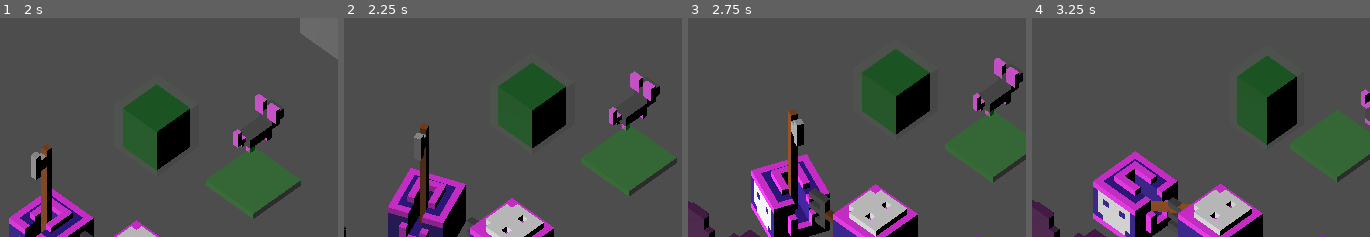
Above: before the commit, frames 1-4 (left to right).
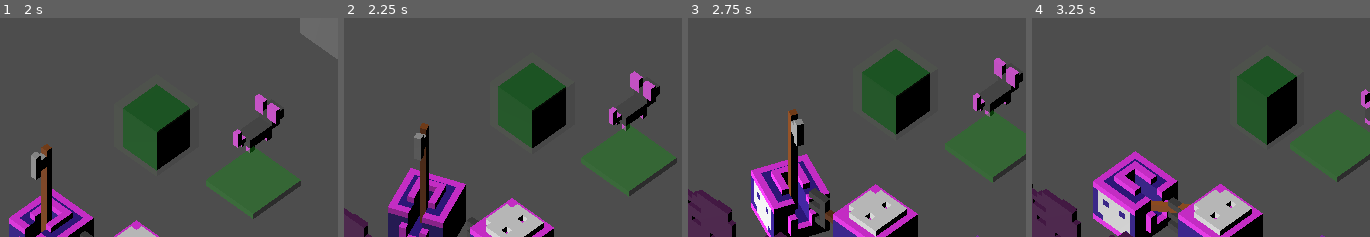
Above: after the commit, the same moments.

Repository: wenqiange/Looty-Dungeon-Recreation
Game: Godot game, scene res://Scenes/all_objects.tscn
The game is run twice, just before and just after one commit, with the same random seed, the same clock (stepped at 60 frames per second) and the same inputs. This scene is started directly instead of the project's main scene.
Inputs:
- Up to frame 1 (2 s): hold D (move_right) 0.53-1.28 s; tap Z (Action) at 0.6, 1.35 s; hold S (move_down) from 1.28 s (still down)
- Up to frame 2 (2.25 s): release S (move_down) at 2.03 s; hold D (move_right) from 2.03 s (still down); tap Z (Action) at 2.1 s
- Up to frame 3 (2.75 s): keep holding D (move_right)
- Up to frame 4 (3.25 s): release D (move_right) at 2.78 s; hold W (move_up) from 2.78 s (still down); tap Z (Action) at 2.85 s
The pictures show only the part of the screen within x 0-50%, y 50-100%; the shares and areas given below are measured in that part.

Frame 1 is identical in both runs. In frame 2, 0.7% of the frame differs, in the area x 0-9%, y 86-100%; in frame 3, 1.8%; in frame 4, 1.9%, in the area x 0-30%, y 75-100%.

Commit message:
Ajust size Boxes

Diff:
--- a/looty-dungeon/Nodes/solid_stone.tscn
+++ b/looty-dungeon/Nodes/solid_stone.tscn
@@ -3,14 +3,14 @@
 [ext_resource type="ArrayMesh" uid="uid://fiws6vsaojpv" path="res://Models/Decorative_objects/rock_solid.obj" id="1_d56xj"]
 
 [sub_resource type="BoxShape3D" id="BoxShape3D_ptlk0"]
-size = Vector3(1.2869873, 1.2056274, 1.3059082)
+size = Vector3(0.96591187, 0.8900833, 0.9663696)
 
 [node name="solid_stone" type="StaticBody3D" unique_id=603252229]
 
 [node name="MeshInstance3D" type="MeshInstance3D" parent="." unique_id=888513039]
-transform = Transform3D(1, 0, 0, 0, 1, 0, 0, 0, 1, 0, 0, 1.8251352)
+transform = Transform3D(0.79, 0, 0, 0, 0.79, 0, 0, 0, 0.79, 0, 0, 0.002571702)
 mesh = ExtResource("1_d56xj")
 
 [node name="CollisionShape3D" type="CollisionShape3D" parent="." unique_id=2057658135]
-transform = Transform3D(1, 0, 0, 0, 1, 0, 0, 0, 1, -0.010437012, 0.5398865, 1.8252573)
+transform = Transform3D(1, 0, 0, 0, 1, 0, 0, 0, 1, 0.0008392334, 0.43107986, 0.0077273846)
 shape = SubResource("BoxShape3D_ptlk0")
--- a/looty-dungeon/Nodes/spikes_floor.tscn
+++ b/looty-dungeon/Nodes/spikes_floor.tscn
@@ -47,6 +47,7 @@
 }
 
 [node name="Spikes_Floor" type="StaticBody3D" unique_id=1092495601]
+transform = Transform3D(0.836, 0, 0, 0, 0.836, 0, 0, 0, 0.836, 0, 0, 0)
 
 [node name="CollisionShape3D" type="CollisionShape3D" parent="." unique_id=575329052]
 transform = Transform3D(1, 0, 0, 0, 1, 0, 0, 0, 1, 0.002746582, 0.5949974, -0.095947266)
@@ -59,7 +60,6 @@
 collision_layer = 4
 collision_mask = 10
 script = ExtResource("2_adgxc")
-metadata/_custom_type_script = "uid://dte1wrypmyej1"
 
 [node name="CollisionShape3D" type="CollisionShape3D" parent="Spikes" unique_id=355803620]
 transform = Transform3D(1, 0, 0, 0, 1, 0, 0, 0, 1, 0, 0.94540405, -0.09539795)
--- a/looty-dungeon/Nodes/wall_1.tscn
+++ b/looty-dungeon/Nodes/wall_1.tscn
@@ -3,13 +3,14 @@
 [ext_resource type="ArrayMesh" uid="uid://cwteyr7whtdjv" path="res://Models/Floor_and_walls/wall1.obj" id="1_j52o8"]
 
 [sub_resource type="BoxShape3D" id="BoxShape3D_s5pmr"]
-size = Vector3(1.211792, 2.0037918, 0.3119812)
+size = Vector3(1.014801, 1.691349, 0.17784882)
 
 [node name="Wall1" type="StaticBody3D" unique_id=1578792029]
 
 [node name="CollisionShape3D" type="CollisionShape3D" parent="." unique_id=2022664668]
-transform = Transform3D(1, 0, 0, 0, 1, 0, 0, 0, 1, 0.00091552734, 0.9947319, -0.5014343)
+transform = Transform3D(1, 0, 0, 0, 1, 0, 0, 0, 1, -0.0017242432, 0.8385105, 0.0033715367)
 shape = SubResource("BoxShape3D_s5pmr")
 
 [node name="MeshInstance3D" type="MeshInstance3D" parent="." unique_id=306583487]
+transform = Transform3D(0.833, 0, 0, 0, 0.833, 0, 0, 0, 0.833, 0, 0, 0.4179179)
 mesh = ExtResource("1_j52o8")
--- a/looty-dungeon/Nodes/wall_2.tscn
+++ b/looty-dungeon/Nodes/wall_2.tscn
@@ -3,13 +3,14 @@
 [ext_resource type="ArrayMesh" uid="uid://crbjlvjgwty8e" path="res://Models/Floor_and_walls/wall2.obj" id="1_eocdu"]
 
 [sub_resource type="BoxShape3D" id="BoxShape3D_s5pmr"]
-size = Vector3(1.211792, 2.0037918, 0.3119812)
+size = Vector3(1.0053406, 1.6776772, 0.26213837)
 
 [node name="Wall2" type="StaticBody3D" unique_id=2013402098]
 
 [node name="CollisionShape3D" type="CollisionShape3D" parent="." unique_id=88182914]
-transform = Transform3D(1, 0, 0, 0, 1, 0, 0, 0, 1, 0.00091552734, 0.9947319, -0.45051575)
+transform = Transform3D(1, 0, 0, 0, 1, 0, 0, 0, 1, -0.0008087158, 0.8316746, 0.06468618)
 shape = SubResource("BoxShape3D_s5pmr")
 
 [node name="MeshInstance3D" type="MeshInstance3D" parent="." unique_id=1533053077]
+transform = Transform3D(0.833, 0, 0, 0, 0.833, 0, 0, 0, 0.833, 0, 0, 0.44036114)
 mesh = ExtResource("1_eocdu")
--- a/looty-dungeon/Nodes/wall_3.tscn
+++ b/looty-dungeon/Nodes/wall_3.tscn
@@ -3,13 +3,14 @@
 [ext_resource type="ArrayMesh" uid="uid://beaggs21ti2ul" path="res://Models/Floor_and_walls/wall3.obj" id="1_n7hi8"]
 
 [sub_resource type="BoxShape3D" id="BoxShape3D_s5pmr"]
-size = Vector3(1.211792, 2.0037918, 0.3119812)
+size = Vector3(1.0071716, 1.6807289, 0.17406464)
 
 [node name="Wall3" type="StaticBody3D" unique_id=886034082]
 
 [node name="CollisionShape3D" type="CollisionShape3D" parent="." unique_id=22765236]
-transform = Transform3D(1, 0, 0, 0, 1, 0, 0, 0, 1, 0.00091552734, 0.9947319, -0.45051575)
+transform = Transform3D(1, 0, 0, 0, 1, 0, 0, 0, 1, 0.0005950928, 0.83320045, 0.008172773)
 shape = SubResource("BoxShape3D_s5pmr")
 
 [node name="MeshInstance3D" type="MeshInstance3D" parent="." unique_id=1567166027]
+transform = Transform3D(0.833, 0, 0, 0, 0.833, 0, 0, 0, 0.833, 0, 0, 0.42575163)
 mesh = ExtResource("1_n7hi8")
--- a/looty-dungeon/Nodes/wall_4.tscn
+++ b/looty-dungeon/Nodes/wall_4.tscn
@@ -3,13 +3,14 @@
 [ext_resource type="ArrayMesh" uid="uid://dwp6tbpb31ore" path="res://Models/Floor_and_walls/wall4.obj" id="1_ls8ku"]
 
 [sub_resource type="BoxShape3D" id="BoxShape3D_s5pmr"]
-size = Vector3(1.211792, 2.0037918, 0.3119812)
+size = Vector3(1.0039978, 1.6796303, 0.17198944)
 
 [node name="Wall4" type="StaticBody3D" unique_id=762106106]
 
 [node name="CollisionShape3D" type="CollisionShape3D" parent="." unique_id=592685887]
-transform = Transform3D(1, 0, 0, 0, 1, 0, 0, 0, 1, 0.00091552734, 0.9947319, -0.45051575)
+transform = Transform3D(1, 0, 0, 0, 1, 0, 0, 0, 1, -0.0024566613, 0.83265114, 0.013095174)
 shape = SubResource("BoxShape3D_s5pmr")
 
 [node name="MeshInstance3D" type="MeshInstance3D" parent="." unique_id=997482475]
+transform = Transform3D(0.83300006, 0, 0, 0, 0.83300006, 0, 0, 0, 0.83300006, 0, 0, 0.42998022)
 mesh = ExtResource("1_ls8ku")
--- a/looty-dungeon/Nodes/wall_basic.tscn
+++ b/looty-dungeon/Nodes/wall_basic.tscn
@@ -3,13 +3,14 @@
 [ext_resource type="ArrayMesh" uid="uid://mxyey7kfc313" path="res://Models/Floor_and_walls/normal_wall.obj" id="1_osf5i"]
 
 [sub_resource type="BoxShape3D" id="BoxShape3D_s5pmr"]
-size = Vector3(1.211792, 2.0037918, 0.3119812)
+size = Vector3(1.0067978, 1.6796303, 0.091178894)
 
 [node name="WallBasic" type="StaticBody3D" unique_id=1255375245]
 
 [node name="CollisionShape3D" type="CollisionShape3D" parent="." unique_id=1969640079]
-transform = Transform3D(1, 0, 0, 0, 1, 0, 0, 0, 1, 0.00091552734, 0.9947319, -0.45051575)
+transform = Transform3D(1, 0, 0, 0, 1, 0, 0, 0, 1, -0.0016212463, 0.83265114, 0.0035142526)
 shape = SubResource("BoxShape3D_s5pmr")
 
 [node name="MeshInstance3D" type="MeshInstance3D" parent="." unique_id=725797915]
+transform = Transform3D(0.833, 0, 0, 0, 0.833, 0, 0, 0, 0.833, 0, 0, 0.46198028)
 mesh = ExtResource("1_osf5i")
Not shown: 1 places in looty-dungeon/Nodes/spikes_floor.tscn that only renumber resources
